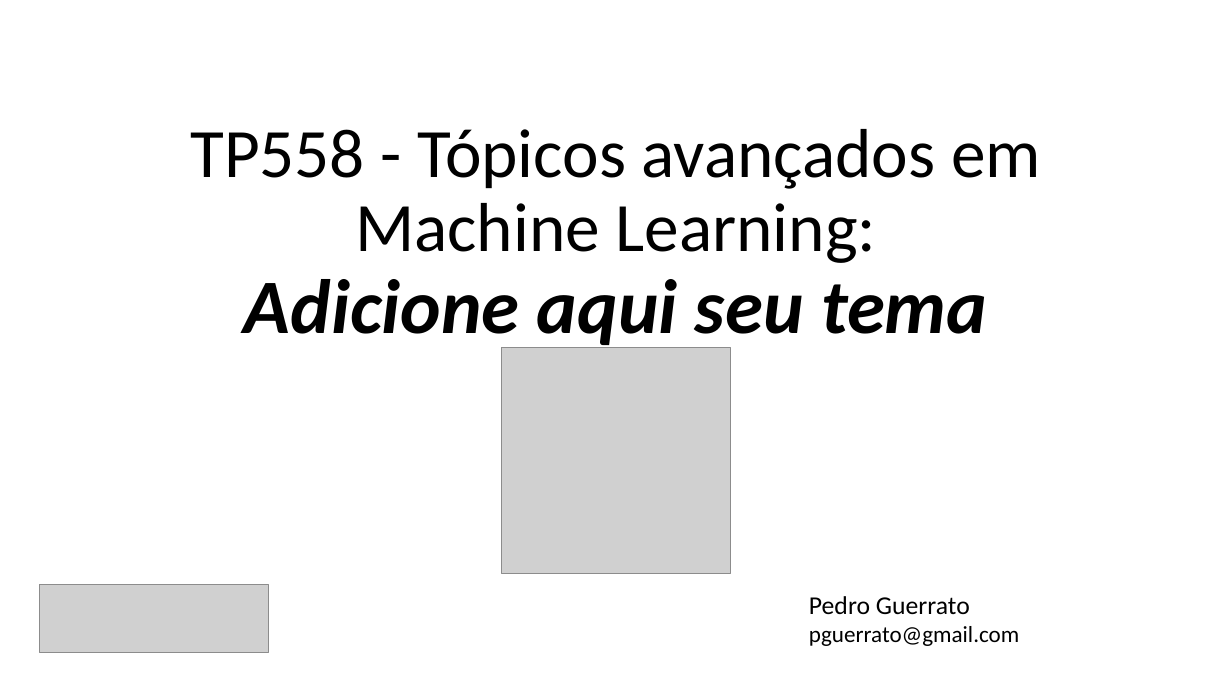
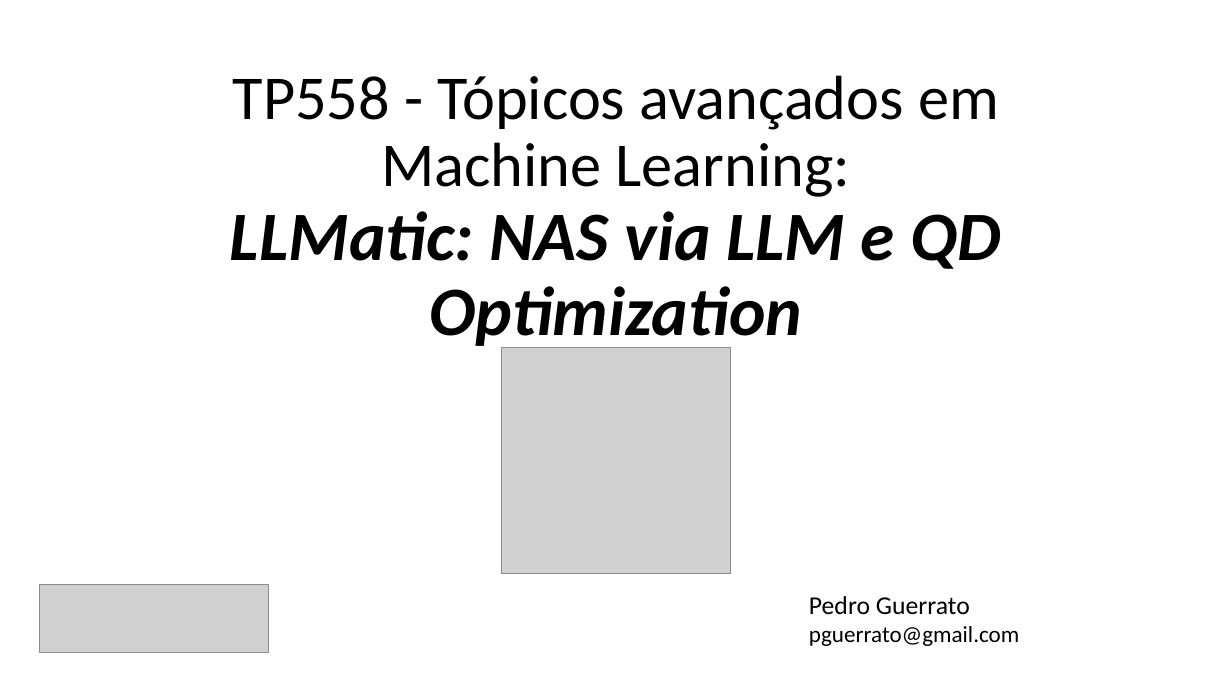
Before and after one commit to guerrato/guerrato_967_tp558, a slide deck: slide 1 of seminarios/TP558_LLM_QD.pptx. Drawn at 1232x693 pixels with LibreOffice and Linux fonts; fonts in the diff are those of the drawing; grey boxes stand for pictures. Boxes give left, top, right and bottom in pixels: in the first picture for what was removed or moved away, otherwise in the second. Text is boxed around its words. In the diff, an @@ line names an element or a change of style, - is before the commit and + after.

Commit message:
Add title and the rest of content

```diff
--- a/seminarios/TP558_LLM_QD.pptx
+++ b/seminarios/TP558_LLM_QD.pptx
@@ title at (x1=230, y1=75, x2=1002, y2=352): text changed; size 54 to 48.6 pt @@
-TP558 - Tópicos avançados em Machine Learning:
-Adicione aqui seu tema
+TP558 - Tópicos avançados em Machine Learning:
+LLMatic: NAS via LLM e QD Optimization
```
Also in this commit, not shown: 3 other slides changed, 4 slides added, 1 slide removed.
